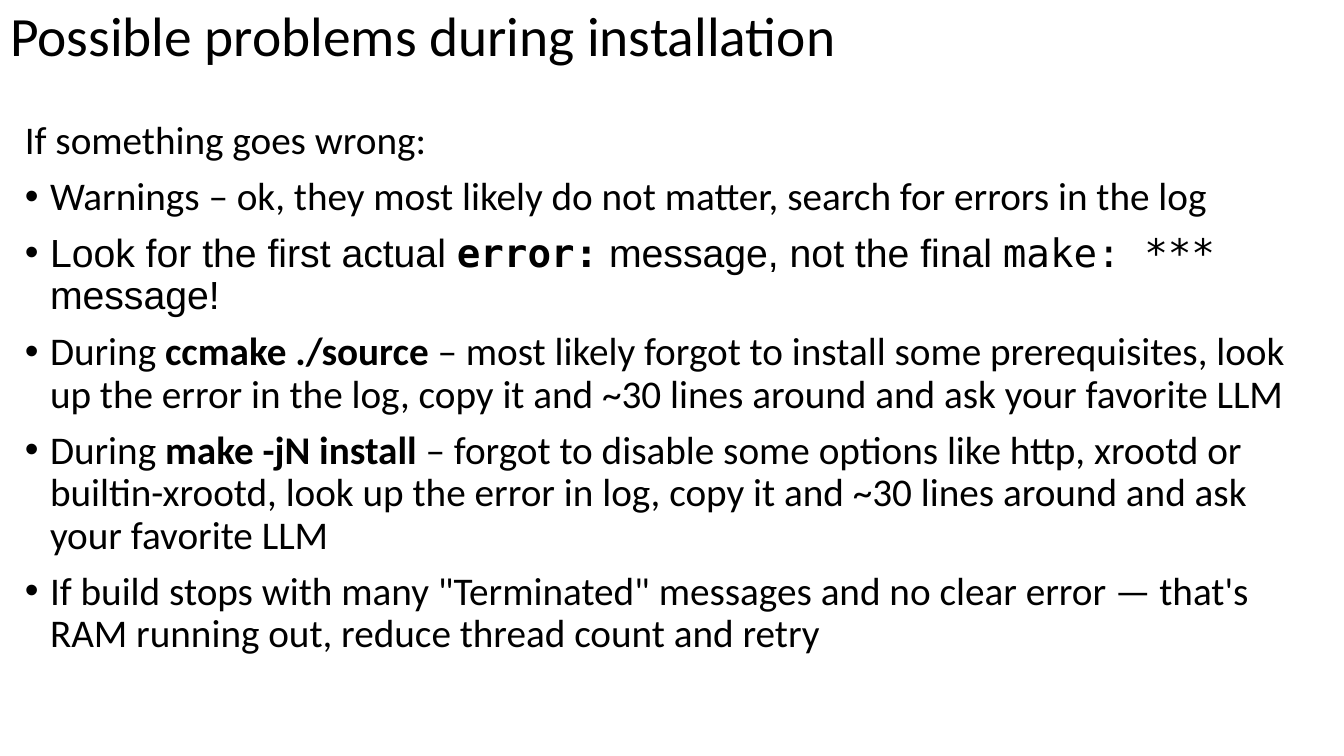
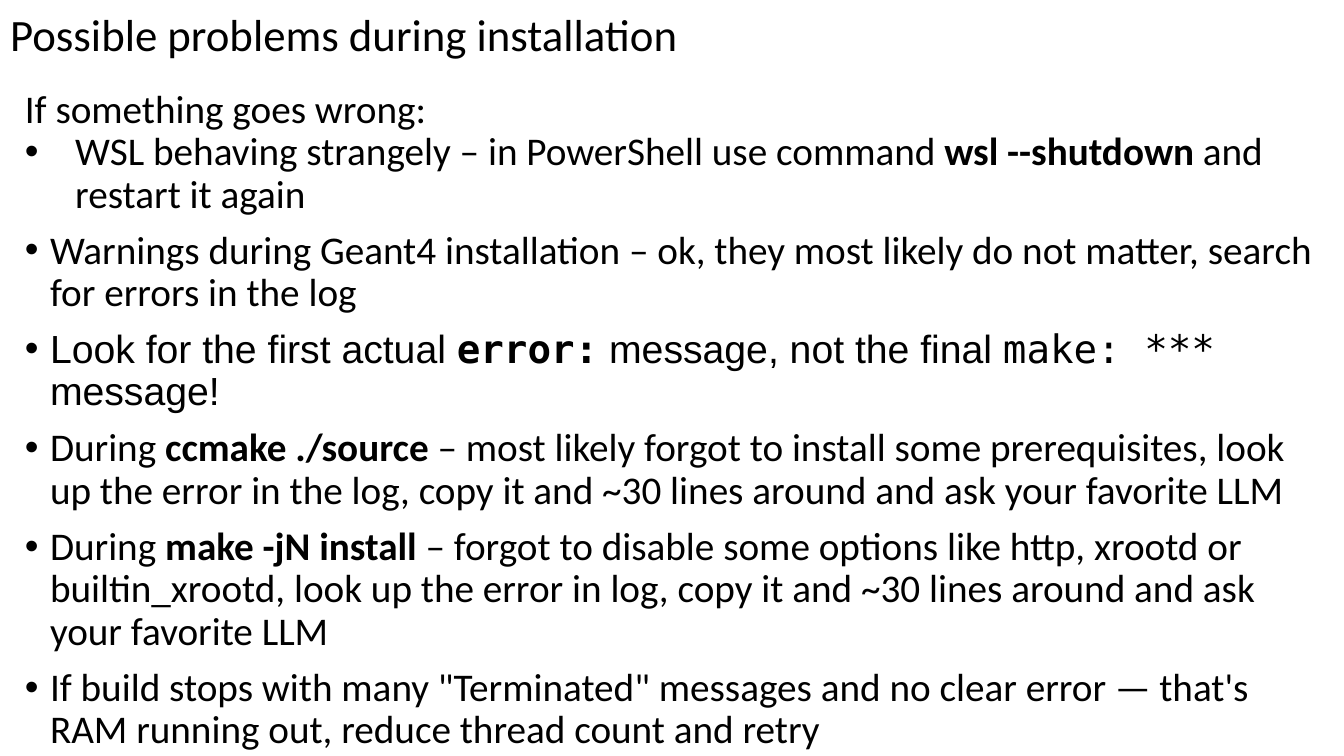
Before and after one commit to dima3551/geant4-course, a slide deck: slide 19 of 1-Introduction-and-installation/1 Introduction and installation.pptx (slide 16 before the commit). Drawn at 1344x756 pixels with LibreOffice and Linux fonts; fonts in the diff are those of the drawing. Boxes give left, top, right and bottom in pixels: in the first picture for what was removed or moved away, otherwise in the second. Text is boxed around its words. In the diff, an @@ line names an element or a change of style, - is before the commit and + after.

Commit message:
Lecture 1 finalized

```diff
--- a/1-Introduction-and-installation/1 Introduction and installation.pptx
+++ b/1-Introduction-and-installation/1 Introduction and installation.pptx
@@ title "Possible problems during installation" at (10,20,677,59): size 39.6 to 32 pt; line spacing 0.9 to 1 @@
@@ text "If something goes wrong:": place and size @@
-text "If something goes wrong:" at (25,126,1284,654)
+text "If something goes wrong:" at (25,95,1312,750)
@@ text at (25,95,1284,750): indent changed; more space between paragraphs @@
@@ text at (50,137,1312,313): text changed @@
-• Warnings – ok, they most likely do not matter, search for errors in the log
+• WSL behaving strangely – in PowerShell use command wsl --shutdown and restart it again
+• Warnings during Geant4 installation – ok, they most likely do not matter, search for errors in the log
@@ text at (50,532,1255,652): text changed @@
-• During make -jN install – forgot to disable some options like http, xrootd or builtin-xrootd, look up the error in log, copy it and ~30 lines around and ask your favorite LLM
+• During make -jN install – forgot to disable some options like http, xrootd or builtin_xrootd, look up the error in log, copy it and ~30 lines around and ask your favorite LLM
```
Also in this commit, not shown: 19 other slides changed, 3 slides added, 2 other files.
